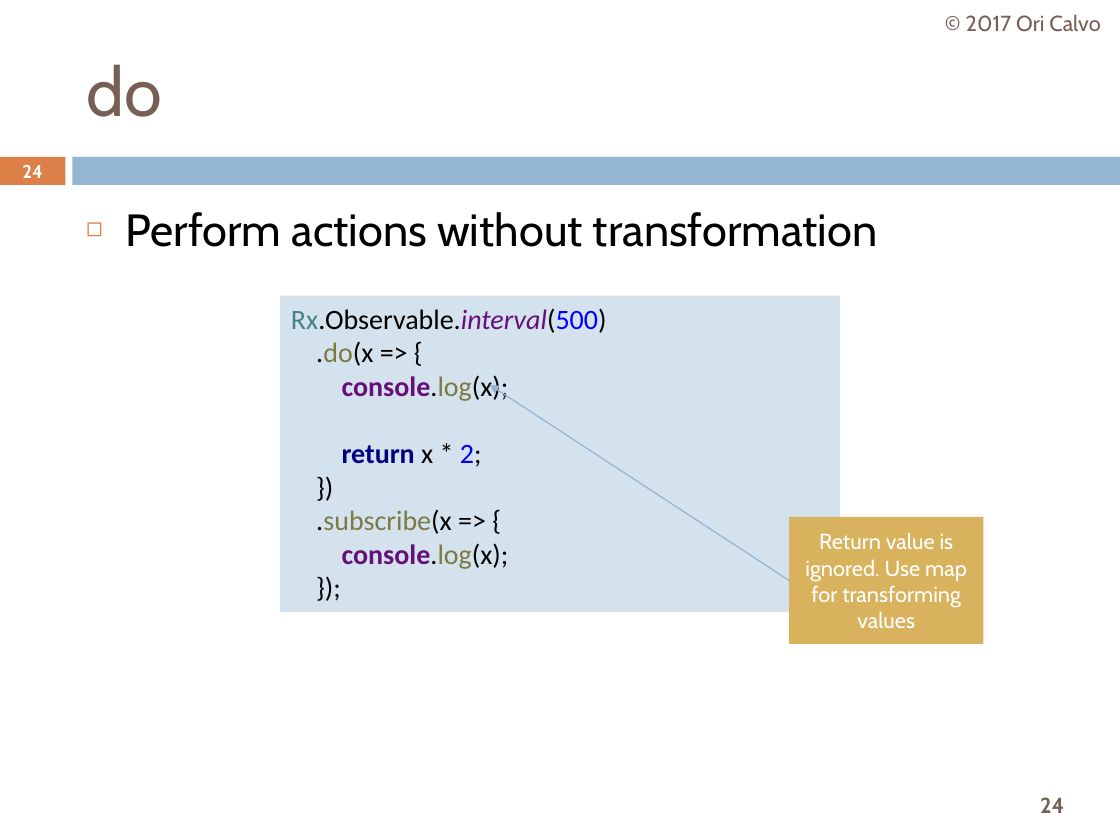
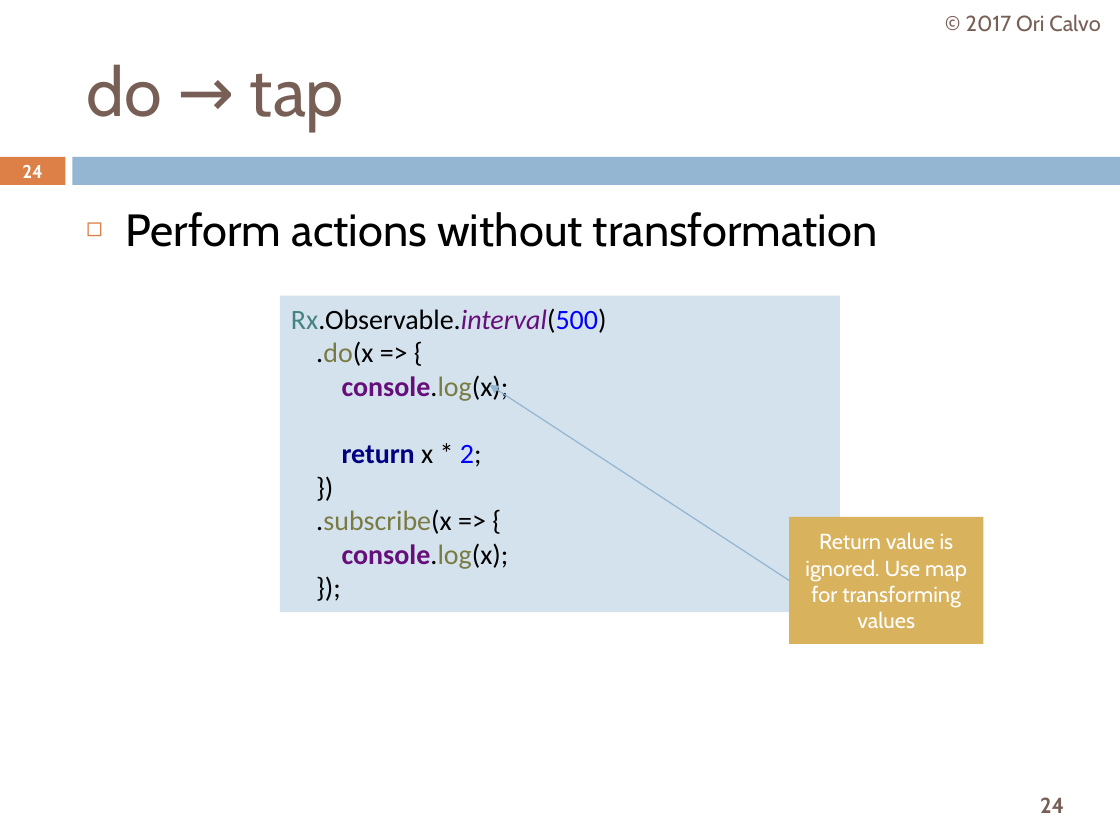
Before and after one commit to oricalvo/course-angular, a slide deck: slide 24 of PPTs/09 RxJS.pptx. Drawn at 1120x840 pixels with LibreOffice and Linux fonts; fonts in the diff are those of the drawing. Boxes give left, top, right and bottom in pixels: in the first picture for what was removed or moved away, otherwise in the second. Text is boxed around its words. In the diff, an @@ line names an element or a change of style, - is before the commit and + after.

```diff
--- a/PPTs/09 RxJS.pptx
+++ b/PPTs/09 RxJS.pptx
@@ title at box(86, 64, 344, 131): text changed @@
-do
+do → tap
```
Also in this commit, not shown: 1 other slide changed, 2 other files.
